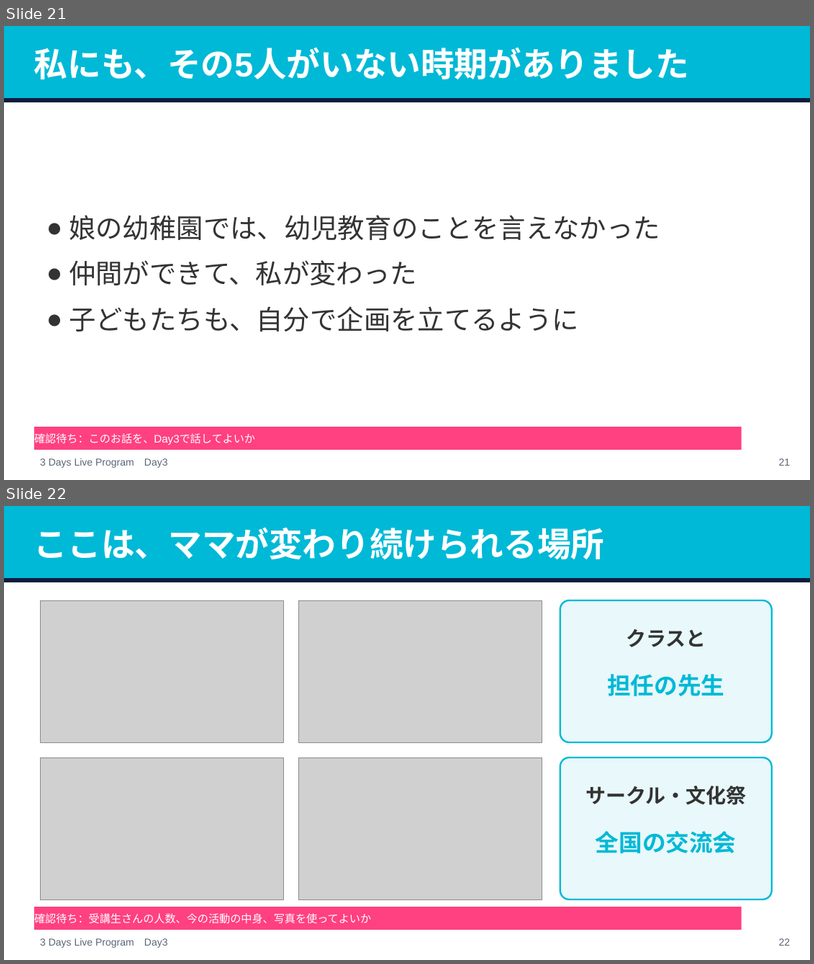
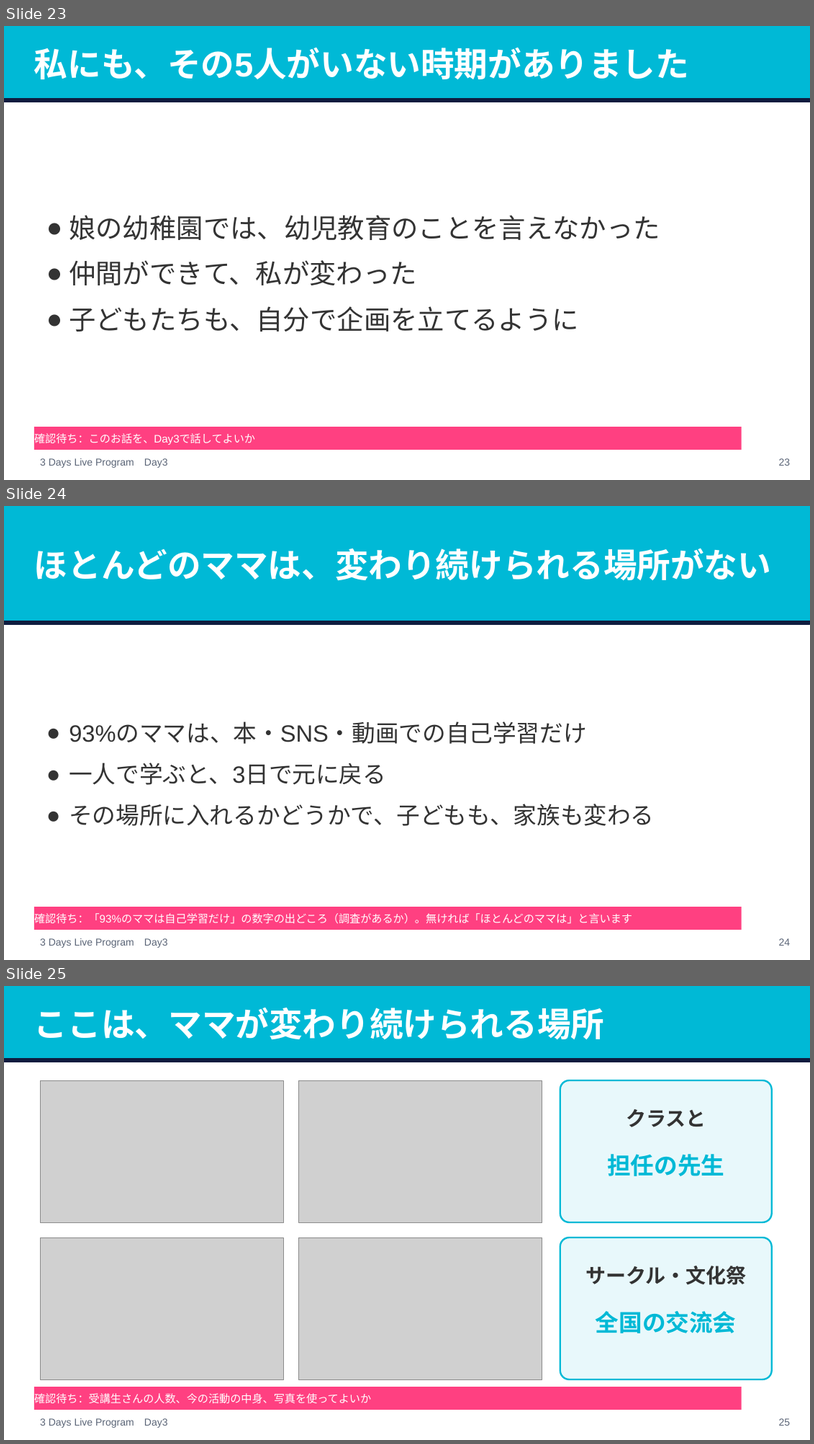
Before and after one commit to tanakayuc/static-pages, a slide deck: pigmarion-homeinter-3days-live/day3/v2/homeinter-day3-v2.pptx. Shown one above the other, each under a label of ours: slides 21 and 22 before the commit, slides 23, 24 and 25 after it. The pictures are 814x964 and 814x1444 pixels, drawn with LibreOffice and Linux fonts; fonts in the diff are those of the drawing; grey boxes stand for pictures. Boxes give left, top, right and bottom in pixels: in the first picture for what was removed or moved away, otherwise in the second. Text is boxed around its words. In the diff, an @@ line names an element or a change of style, - is before the commit and + after.

```diff
--- a/pigmarion-homeinter-3days-live/day3/v2/homeinter-day3-v2.pptx
+++ b/pigmarion-homeinter-3days-live/day3/v2/homeinter-day3-v2.pptx
@@ slide 24 added at (4,506,810,960), background #FFFFFF; not listed: 1 template element that a slide beside it also shows @@
@@ rectangle added at (4,506,810,620), fill #00B9D6, outline #00B9D6 1 pt @@
@@ text added at (34,548,772,581), 40 pt, text #FFFFFF, bold @@
+ほとんどのママは、変わり続けられる場所がない
@@ rectangle added at (4,620,810,624), fill #0F1C3F, outline #0F1C3F 1 pt @@
@@ text added at (69,723,654,826), 28 pt, text #333333 @@
+● 93%のママは、本・SNS・動画での自己学習だけ
+● 一人で学ぶと、3日で元に戻る
+● その場所に入れるかどうかで、子どもも、家族も変わる
@@ rectangle added at (34,906,742,929), fill #FF4081, 13 pt, text #FFFFFF @@
+確認待ち：「93%のママは自己学習だけ」の数字の出どころ（調査があるか）。無ければ「ほとんどのママは」と言います
@@ page number added at (779,938,791,945), 12 pt, text #5B6577 @@
+24
@@ what was slide 21 is now slide 23 @@
@@ page number at (779,458,791,465): text changed @@
-21
+23
@@ what was slide 22 is now slide 25 @@
@@ page number at (779,1418,791,1425): text changed @@
-22
+25
```
Also in this commit, not shown: 4 slides changed, 3 other slides added, 1 slide removed, 35 other files.
